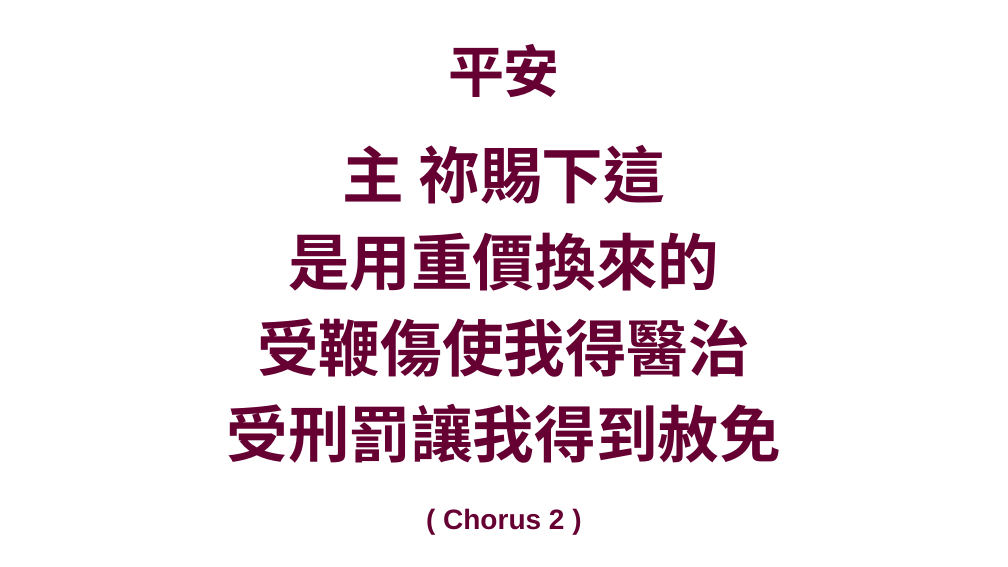
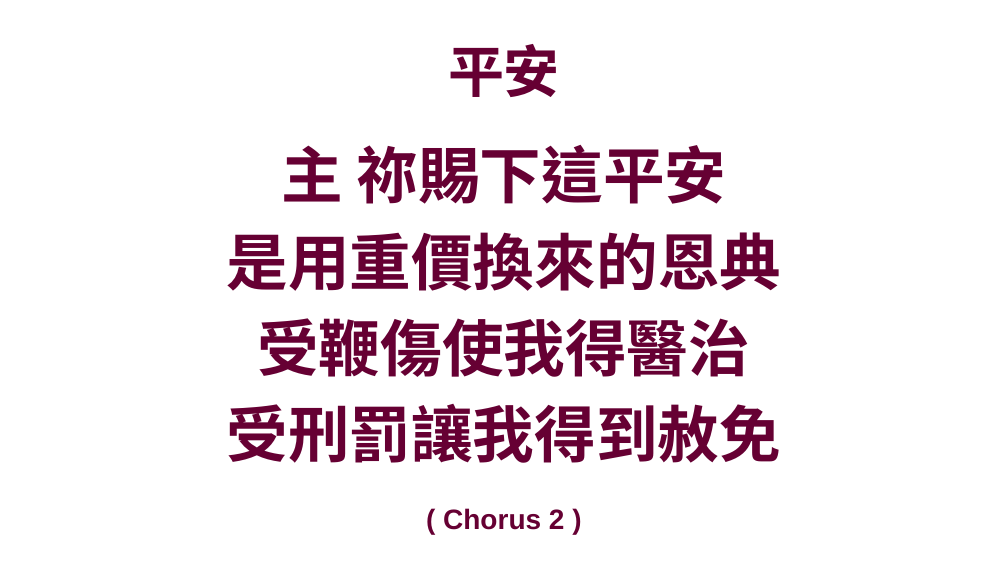
Before and after one commit to batisuoc/prayermeeting, a slide deck: slide 17 of 2020/9月/3-9.pptx (slide 8 before the commit). Drawn at 1008x567 pixels with LibreOffice and Linux fonts; fonts in the diff are those of the drawing; background and template pictures are left out. Boxes give left, top, right and bottom in pixels: in the first picture for what was removed or moved away, otherwise in the second. Text is boxed around its words. In the diff, an @@ line names an element or a change of style, - is before the commit and + after.

Commit message:
Update ppts

```diff
--- a/2020/9月/3-9.pptx
+++ b/2020/9月/3-9.pptx
@@ text at (227,145,782,291): text changed @@
-主 祢賜下這
-是用重價換來的
+主 祢賜下這平安
+是用重價換來的恩典
```
Also in this commit, not shown: 12 slides added, 4 other files.
